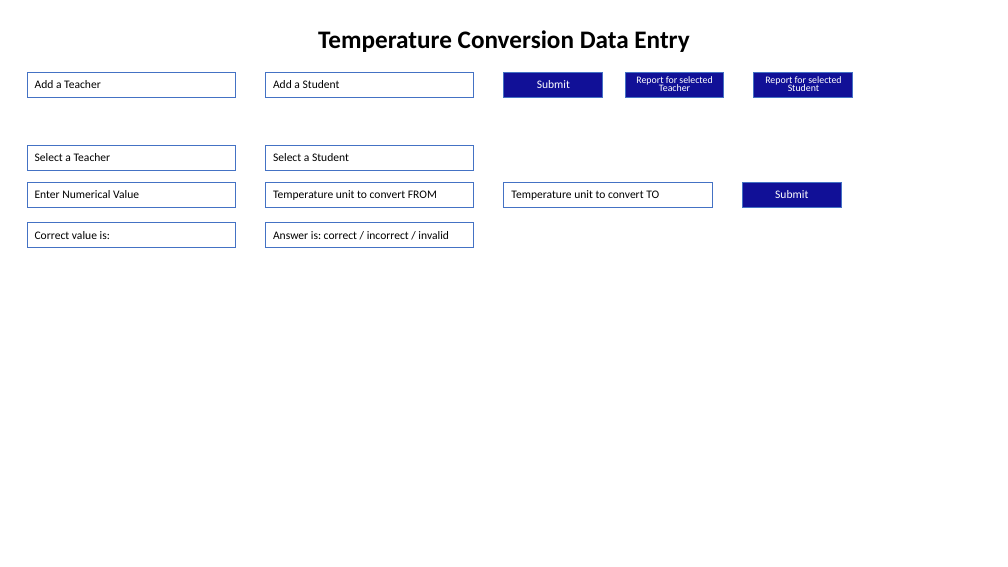
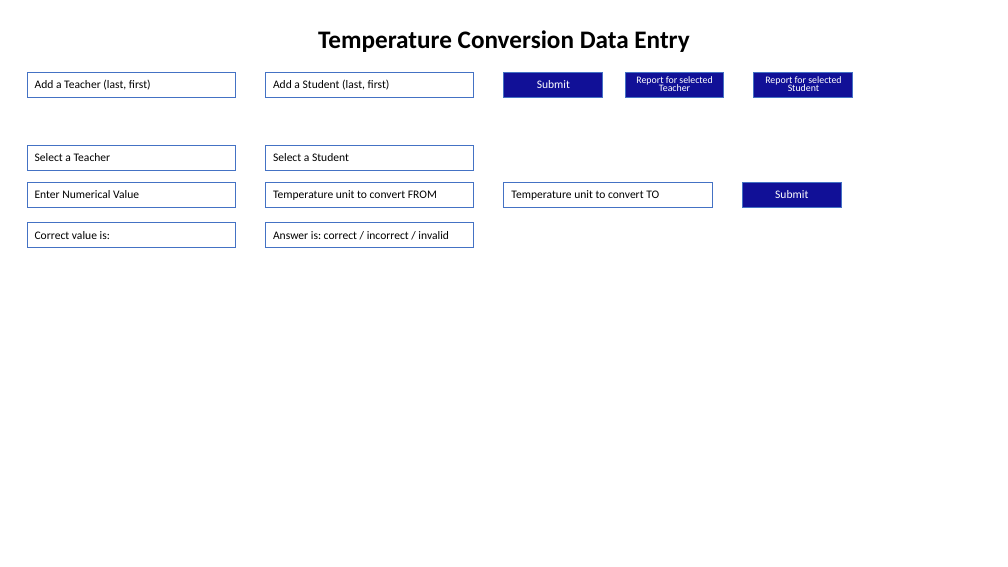
Before and after one commit to tpsnugget/tempConversion, a slide deck: slide 1 of tempConversion.pptx. Drawn at 1008x567 pixels with LibreOffice and Linux fonts; fonts in the diff are those of the drawing. Boxes give left, top, right and bottom in pixels: in the first picture for what was removed or moved away, otherwise in the second. Text is boxed around its words. In the diff, an @@ line names an element or a change of style, - is before the commit and + after.

Commit message:
Added React pages and components. Refactored the studentRoute and the teacherRoute into a single personRoute. Had the Reach client hit the nodes server.

```diff
--- a/tempConversion.pptx
+++ b/tempConversion.pptx
@@ text in rectangle at box(35, 79, 151, 90): text changed @@
-Add a Teacher
+Add a Teacher (last, first)
@@ text in rectangle at box(273, 79, 390, 90): text changed @@
-Add a Student
+Add a Student (last, first)
```
Also in this commit, not shown: 12 other files.
